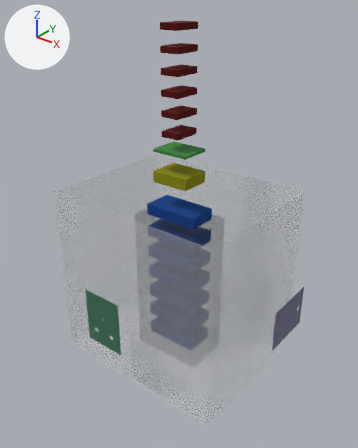
What one commit did to the glTF model assemblies/compute-container/commercial-ac/assembly-exploded.glb.
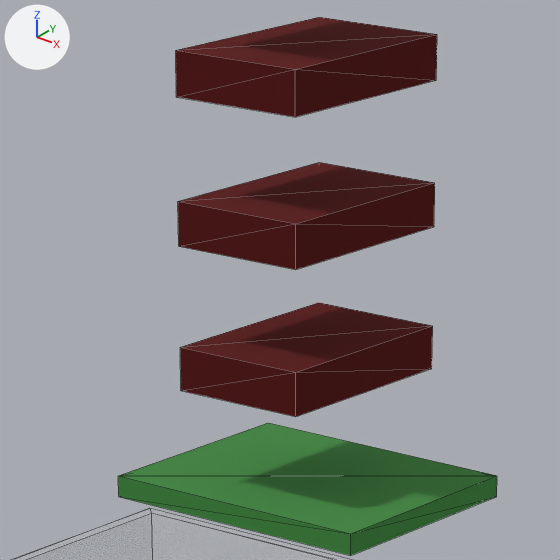
There are two pictures of each version: one whole from a 50 mm lens placed at (4403.0, -5510.0, 5755.0), pointed at (251.0, -320.0, 2537.0), one close up on the part from 38% to 60% of the width and 18% to 36% of the height. Lighting does not change. The marker at upper left points along +X, +Y and +Z. The last two pictures show the newer version. The close-ups show mesh edges as thin lines. Where no turn or scale is listed for an object, it has been applied to the vertices.

The first close-up shows 'CMP-PDU-001#1', 'CMP-PDU-001#2', 'CMP-PDU-001#3', 'CMP-SWITCH-001', 'container_shell'.
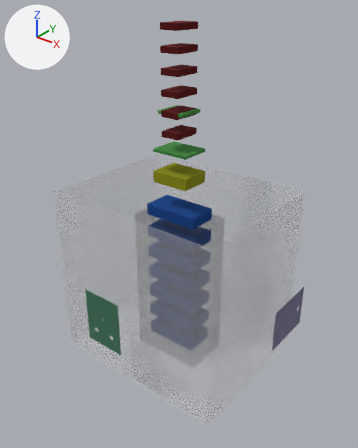
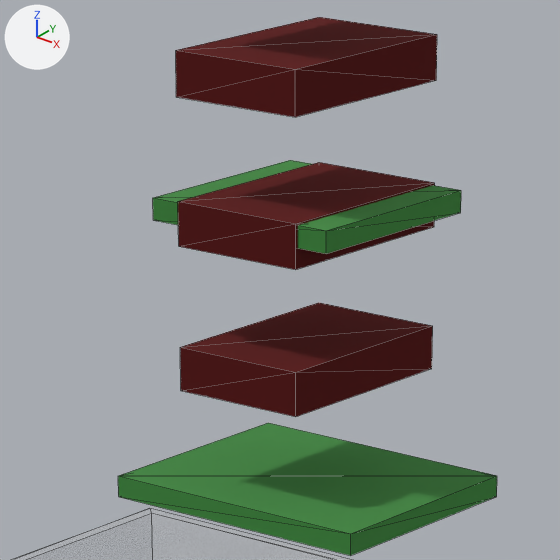
Location of each change, (x1, y1, x2, y2) in pixels of the close-ups (560 x 560 px):
'CMP-SWITCH-003', added (green)
    after: (153, 160, 461, 254)

What changed in the scene script:
```text
Add me_cmp_switch_003:
    me_cmp_switch_003.from_pydata(...)  # a box spanning x -216.0..216.0, y -214.0..214.0, z -22.0..22.0
    me_cmp_switch_003.materials.append(mat_mat_4)  # green #66b366
Add ob_cmp_switch_003:
    ob_cmp_switch_003 = bpy.data.objects.new('CMP-SWITCH-003', me_cmp_switch_003)
    ob_cmp_switch_003.location = (0.0, 0.0, 4118.0)
```
